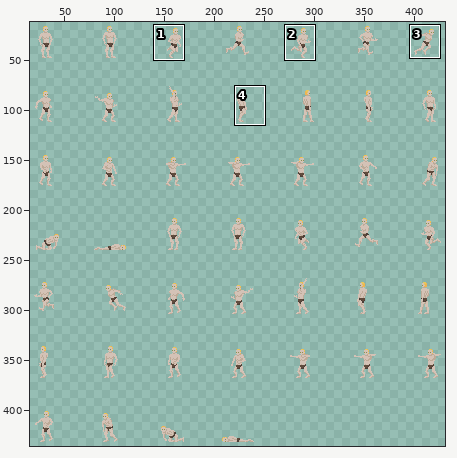
Two versions of one sprite sheet, Sprites/Player/player_animation_updated.png. The first picture is a wide view before the edit; the outline marks the close-up.
Close-up. Before the edit:
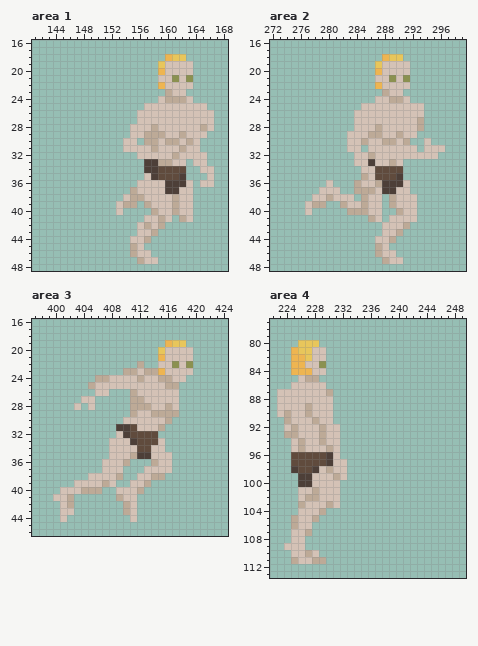
The file is 448x448 pixels. Shown: area 1: x 141..168, y 16..48; area 2: x 272..299, y 16..48; area 3: x 397..424, y 16..46; area 4: x 222..249, y 77..113. The wide view leaves out empty margins. The commit also changed other parts of the picture, which this record leaves out.
After the commit:
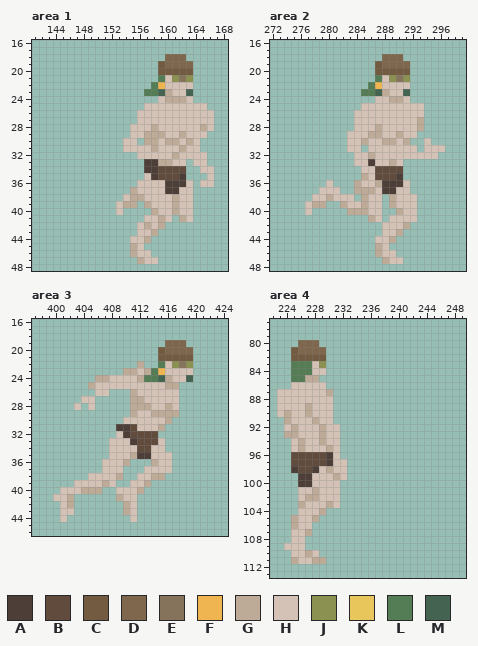
Palette (. is transparent): A #4d3f38  B #604b3d  C #735b42  D #7e674c  E #86735b  F #eeb551  G #bdaa97  H #d4c2b6  J #8b9150  K #e8c65b  L #557d55  M #446350
From old to new:
Area 1:
Colour F gives way to colour C in row 20 at x 159.
Colour H gives way to colour C in row 20 at x 160 to 163.
Colour K gives way to colour C in row 19 at x 159.
Colour F gives way to colour D in row 18 at x 160.
Colour H gives way to colour D in row 19 at x 160 to 163.
Colour K gives way to colour D in row 18 at x 161 to 162.
Colour H gives way to colour E in row 21 at x 162.
The edit adds colour L in row 22 at x 158; in row 23 at x 157 to 158.
Colour H gives way to colour L in row 21 at x 159.
The edit adds colour M in row 23 at x 159 and 163.
Area 2:
Colour F gives way to colour C in row 20 at x 287.
Colour H gives way to colour C in row 20 at x 288 to 291.
Colour K gives way to colour C in row 19 at x 287.
Colour F gives way to colour D in row 18 at x 288.
Colour H gives way to colour D in row 19 at x 288 to 291.
Colour K gives way to colour D in row 18 at x 289 to 290.
Colour H gives way to colour E in row 21 at x 290.
The edit adds colour L in row 22 at x 286; in row 23 at x 285 to 286.
Colour H gives way to colour L in row 21 at x 287.
The edit adds colour M in row 23 at x 287 and 291.
Area 3:
Colour F gives way to colour C in row 21 at x 415.
Colour H gives way to colour C in row 21 at x 416 to 419.
Colour K gives way to colour C in row 20 at x 415.
Colour F gives way to colour D in row 19 at x 416.
Colour H gives way to colour D in row 20 at x 416 to 419.
Colour K gives way to colour D in row 19 at x 417 to 418.
Colour H gives way to colour E in row 22 at x 418.
Colour G gives way to colour L in row 23 at x 414.
Colour H gives way to colour L in row 22 at x 415; in row 24 at x 413 to 414.
The edit adds colour M in row 24 at x 419.
Colour G gives way to colour M in row 24 at x 415.
Area 4:
Colour F gives way to colour C in row 81 at x 225; in row 82 at x 225 to 226.
Colour H gives way to colour C in row 82 at x 228 to 229.
Colour K gives way to colour C in row 82 at x 227.
Colour H gives way to colour D in row 81 at x 228 to 229.
Colour K gives way to colour D in row 80 at x 226 to 228; in row 81 at x 226 to 227.
The edit adds colour L in row 85 at x 225.
Colour F gives way to colour L in row 83 at x 225 to 226; in row 84 at x 225 to 227.
Colour H gives way to colour L in row 83 at x 227; in row 85 at x 226.
